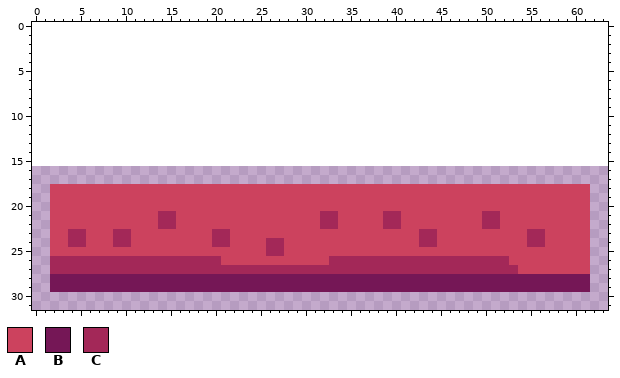
Pixel-art sprite, stored at project/Assets/2D/UI/healthBarProgress.png. The picture above was drawn from the file before the commit.
The file is 64x16 pixels. The old version is drawn lined up with the new one, on the new canvas.
Palette (. is transparent): A #cc425e  B #751756  C #a32858
Pixels before, first column x 2:
18 AAAAAAAAAAAAAAAAAAAAAAAAAAAAAAAAAAAAAAAAAAAAAAAAAAAAAAAAAAAA
19 AAAAAAAAAAAAAAAAAAAAAAAAAAAAAAAAAAAAAAAAAAAAAAAAAAAAAAAAAAAA
20 AAAAAAAAAAAAAAAAAAAAAAAAAAAAAAAAAAAAAAAAAAAAAAAAAAAAAAAAAAAA
21 AAAAAAAAAAAACCAAAAAAAAAAAAAAAACCAAAAACCAAAAAAAAACCAAAAAAAAAA
22 AAAAAAAAAAAACCAAAAAAAAAAAAAAAACCAAAAACCAAAAAAAAACCAAAAAAAAAA
23 AACCAAACCAAAAAAAAACCAAAAAAAAAAAAAAAAAAAAACCAAAAAAAAAACCAAAAA
24 AACCAAACCAAAAAAAAACCAAAACCAAAAAAAAAAAAAAACCAAAAAAAAAACCAAAAA
25 AAAAAAAAAAAAAAAAAAAAAAAACCAAAAAAAAAAAAAAAAAAAAAAAAAAAAAAAAAA
26 CCCCCCCCCCCCCCCCCCCAAAAAAAAAAAACCCCCCCCCCCCCCCCCCCCAAAAAAAAA
27 CCCCCCCCCCCCCCCCCCCCCCCCCCCCCCCCCCCCCCCCCCCCCCCCCCCCAAAAAAAA
28 BBBBBBBBBBBBBBBBBBBBBBBBBBBBBBBBBBBBBBBBBBBBBBBBBBBBBBBBBBBB
29 BBBBBBBBBBBBBBBBBBBBBBBBBBBBBBBBBBBBBBBBBBBBBBBBBBBBBBBBBBBB
New version:
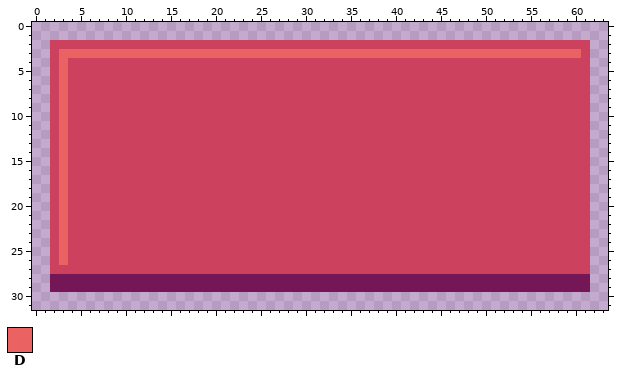
Colours new in this view: D #ea6262
From old to new:
canvas 64x16 -> 64x32, the old top-left corner now at 0,16
Changed rows in their new state; - is an unchanged pixel.
first column x 2:
 2 AAAAAAAAAAAAAAAAAAAAAAAAAAAAAAAAAAAAAAAAAAAAAAAAAAAAAAAAAAAA
 3 ADDDDDDDDDDDDDDDDDDDDDDDDDDDDDDDDDDDDDDDDDDDDDDDDDDDDDDDDDDA
 4 ADAAAAAAAAAAAAAAAAAAAAAAAAAAAAAAAAAAAAAAAAAAAAAAAAAAAAAAAAAA
 5 ADAAAAAAAAAAAAAAAAAAAAAAAAAAAAAAAAAAAAAAAAAAAAAAAAAAAAAAAAAA
 6 ADAAAAAAAAAAAAAAAAAAAAAAAAAAAAAAAAAAAAAAAAAAAAAAAAAAAAAAAAAA
 7 ADAAAAAAAAAAAAAAAAAAAAAAAAAAAAAAAAAAAAAAAAAAAAAAAAAAAAAAAAAA
 8 ADAAAAAAAAAAAAAAAAAAAAAAAAAAAAAAAAAAAAAAAAAAAAAAAAAAAAAAAAAA
 9 ADAAAAAAAAAAAAAAAAAAAAAAAAAAAAAAAAAAAAAAAAAAAAAAAAAAAAAAAAAA
10 ADAAAAAAAAAAAAAAAAAAAAAAAAAAAAAAAAAAAAAAAAAAAAAAAAAAAAAAAAAA
11 ADAAAAAAAAAAAAAAAAAAAAAAAAAAAAAAAAAAAAAAAAAAAAAAAAAAAAAAAAAA
12 ADAAAAAAAAAAAAAAAAAAAAAAAAAAAAAAAAAAAAAAAAAAAAAAAAAAAAAAAAAA
13 ADAAAAAAAAAAAAAAAAAAAAAAAAAAAAAAAAAAAAAAAAAAAAAAAAAAAAAAAAAA
14 ADAAAAAAAAAAAAAAAAAAAAAAAAAAAAAAAAAAAAAAAAAAAAAAAAAAAAAAAAAA
15 ADAAAAAAAAAAAAAAAAAAAAAAAAAAAAAAAAAAAAAAAAAAAAAAAAAAAAAAAAAA
16 ADAAAAAAAAAAAAAAAAAAAAAAAAAAAAAAAAAAAAAAAAAAAAAAAAAAAAAAAAAA
17 ADAAAAAAAAAAAAAAAAAAAAAAAAAAAAAAAAAAAAAAAAAAAAAAAAAAAAAAAAAA
18 -D----------------------------------------------------------
19 -D----------------------------------------------------------
20 -D----------------------------------------------------------
21 -D----------AA----------------AA-----AA---------AA----------
22 -D----------AA----------------AA-----AA---------AA----------
23 -DAA---AA---------AA---------------------AA----------AA-----
24 -DAA---AA---------AA----AA---------------AA----------AA-----
25 -D----------------------AA----------------------------------
26 ADAAAAAAAAAAAAAAAAA------------AAAAAAAAAAAAAAAAAAAA---------
27 AAAAAAAAAAAAAAAAAAAAAAAAAAAAAAAAAAAAAAAAAAAAAAAAAAAA--------
